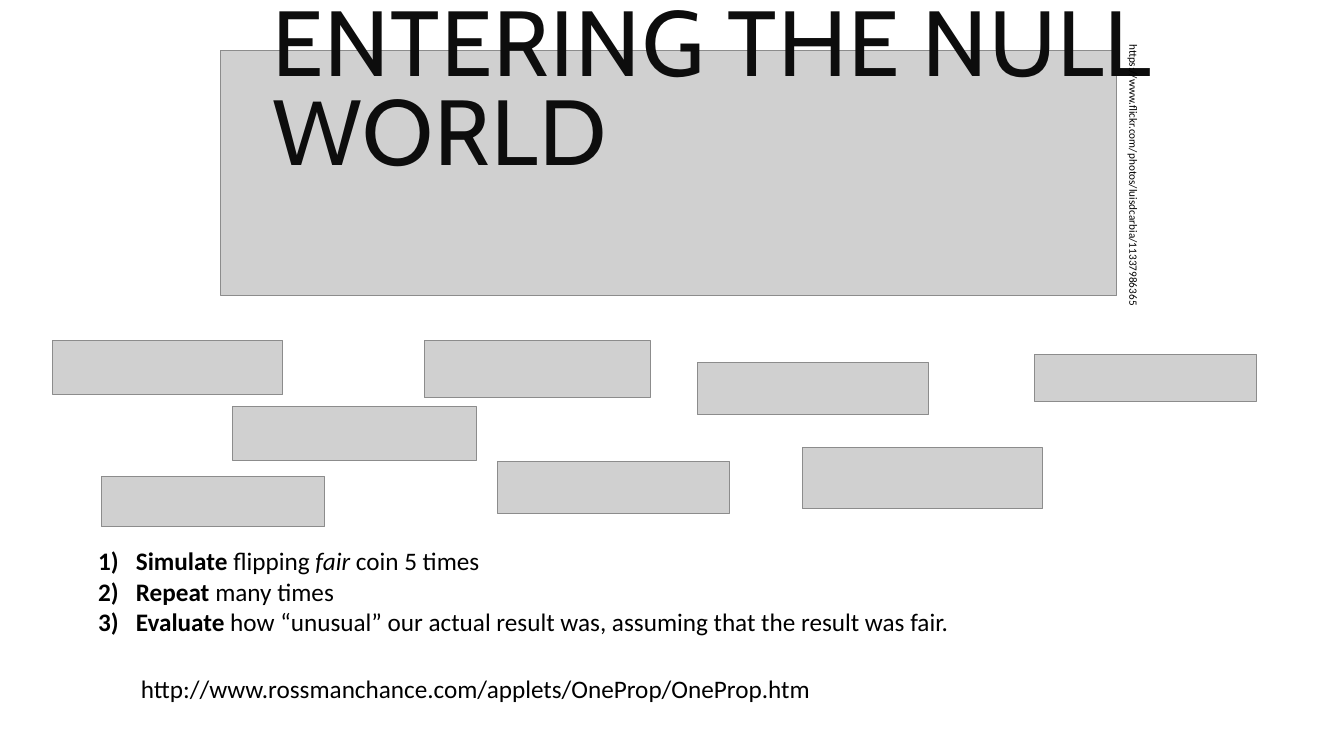
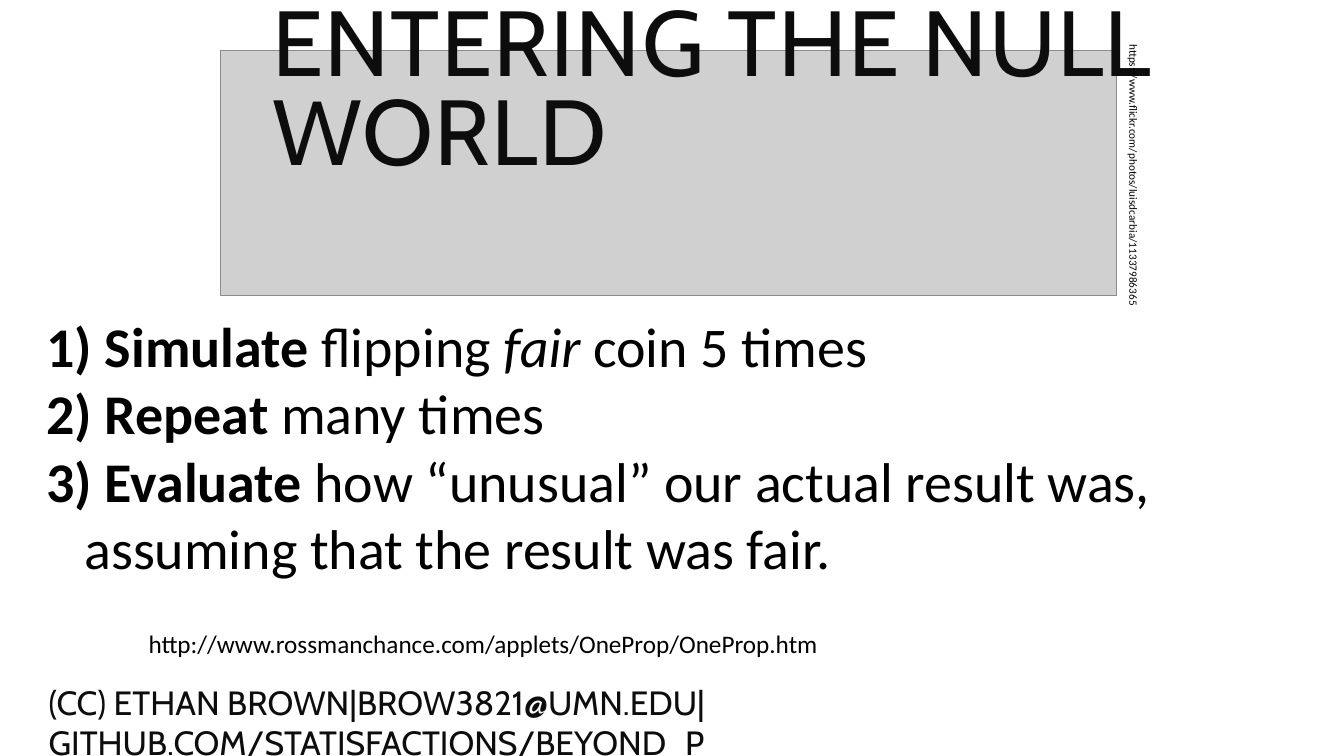
Before and after one commit to statisfactions/beyond_p, a slide deck: slide 8 of Beyond the P-Value.pptx. Drawn at 1344x756 pixels with LibreOffice and Linux fonts; fonts in the diff are those of the drawing; grey boxes stand for pictures. Boxes give left, top, right and bottom in pixels: in the first picture for what was removed or moved away, otherwise in the second. Text is boxed around its words. In the diff, an @@ line names an element or a change of style, - is before the commit and + after.

```diff
--- a/Beyond the P-Value.pptx
+++ b/Beyond the P-Value.pptx
@@ text "Simulate flipping fair coin 5 ...": place and size @@
-text "Simulate flipping fair coin 5 ..." at [136,552,948,636]
+text "Simulate flipping fair coin 5 ..." at [84,327,1150,579]
@@ text "Simulate flipping fair coin 5 ..." at [84,327,1150,579]: size 18 to 40 pt @@
@@ picture removed at [53,341,283,395] @@
@@ picture removed at [424,341,650,397] @@
@@ picture removed at [1034,354,1257,401] @@
@@ picture removed at [698,362,929,414] @@
@@ picture removed at [233,407,477,461] @@
@@ picture removed at [803,448,1044,508] @@
@@ picture removed at [102,477,326,527] @@
@@ picture removed at [498,461,730,513] @@
@@ text "http://www.rossmanchance.com/applets/OneProp/OneProp.htm": place and size @@
-text "http://www.rossmanchance.com/applets/OneProp/OneProp.htm" at [141,680,810,702]
+text "http://www.rossmanchance.com/applets/OneProp/OneProp.htm" at [149,635,818,657]
@@ text added at [49,689,705,756], 24 pt, text #0D0D0D @@
+(CC) ETHAN BROWN|BROW3821@UMN.EDU|GITHUB.COM/STATISFACTIONS/BEYOND_P
```
Also in this commit, not shown: 11 other slides changed, 16 slides added, 2 slides removed, 7 other files.
